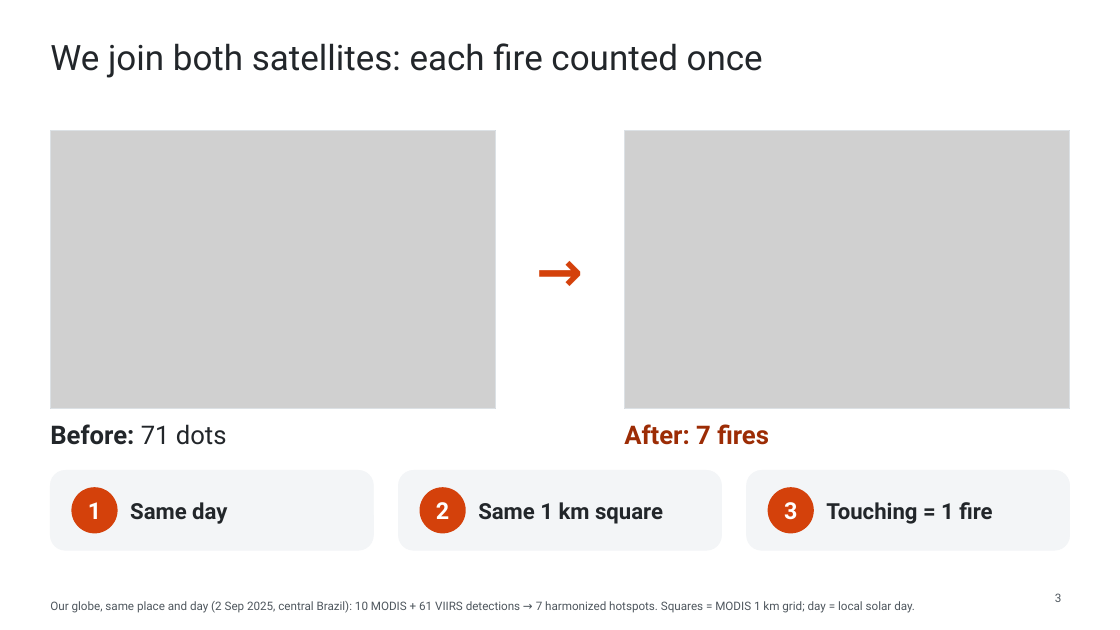
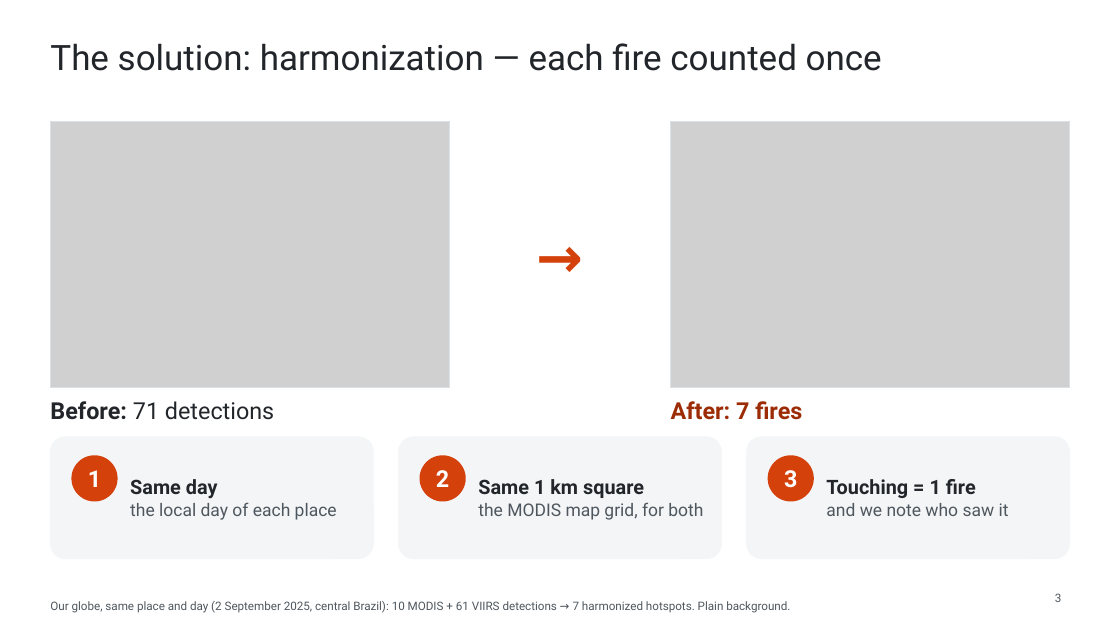
Before and after one commit to WednyFernandes/de-olho-no-fogo, a slide deck: slide 3 of public/apresentacao/de-olho-no-fogo-space-apps-2026-en.pptx. Drawn at 1120x630 pixels with LibreOffice and Linux fonts; fonts in the diff are those of the drawing; grey boxes stand for pictures. Boxes give left, top, right and bottom in pixels: in the first picture for what was removed or moved away, otherwise in the second. Text is boxed around its words. In the diff, an @@ line names an element or a change of style, - is before the commit and + after.

```diff
--- a/public/apresentacao/de-olho-no-fogo-space-apps-2026-en.pptx
+++ b/public/apresentacao/de-olho-no-fogo-space-apps-2026-en.pptx
@@ title at [50,43,882,71]: text changed @@
-We join both satellites: each fire counted once
+The solution: harmonization — each fire counted once
@@ picture: place and size @@
-picture at [50,130,496,408]
+picture at [50,122,450,387]
@@ rectangle: place and size @@
-rectangle at [50,130,496,408]
+rectangle at [50,122,450,387]
@@ picture: place and size @@
-picture at [624,130,1070,408]
+picture at [670,122,1070,387]
@@ rectangle: place and size @@
-rectangle at [624,130,1070,408]
+rectangle at [670,122,1070,387]
@@ text "→" rewrapped from [496,232,624,308] to [450,217,670,292] @@
@@ text at [50,401,274,420]: text changed; size 22 to 20 pt; bold off @@
-Before: 71 dots
+Before: 71 detections
@@ text "After: 7 fires": place and size @@
-text "After: 7 fires" at [624,424,769,445]
+text "After: 7 fires" at [671,401,802,420]
@@ text "After: 7 fires" at [671,401,802,420]: size 22 to 20 pt @@
@@ rounded rectangle: place and size @@
-rounded rectangle at [50,471,373,550]
+rounded rectangle at [50,437,373,559]
@@ text "Same day": place and size @@
-text "Same day" at [130,502,227,524]
+text "Same day" at [130,479,337,520]
@@ rounded rectangle: place and size @@
-rounded rectangle at [398,471,721,550]
+rounded rectangle at [398,437,721,559]
@@ text "Same 1 km square": place and size @@
-text "Same 1 km square" at [478,502,663,524]
+text "Same 1 km square" at [478,479,703,520]
@@ proportions changed in 3 elements at [50,437,373,559], [398,437,721,559], [747,437,1070,559] @@
@@ rounded rectangle: place and size @@
-rounded rectangle at [747,471,1070,550]
+rounded rectangle at [747,437,1070,559]
@@ text "Touching = 1 fire": place and size @@
-text "Touching = 1 fire" at [826,502,992,524]
+text "Touching = 1 fire" at [826,479,1009,516]
@@ text at [130,479,218,498]: size 19 to 17 pt in "Same day" @@
@@ text at [478,479,644,498]: size 19 to 17 pt in "Same 1 km square" @@
@@ 3 texts, 3 ellipses: place and size @@
-3 texts, 3 ellipses at [71,487,814,534]
+3 texts, 3 ellipses at [71,455,814,502]
@@ text at [826,479,976,498]: size 19 to 17 pt in "Touching = 1 fire" @@
@@ text at [130,502,337,520]: paragraph added @@
+the local day of each place
@@ text at [478,503,703,520]: paragraph added @@
+the MODIS map grid, for both
@@ text at [826,503,1009,516]: paragraph added @@
+and we note who saw it
@@ text at [50,601,790,613]: text changed @@
-Our globe, same place and day (2 Sep 2025, central Brazil): 10 MODIS + 61 VIIRS detections → 7 harmonized hotspots. Squares = MODIS 1 km grid; day = local solar day.
+Our globe, same place and day (2 September 2025, central Brazil): 10 MODIS + 61 VIIRS detections → 7 harmonized hotspots. Plain background.
```
Also in this commit, not shown: 5 other slides changed, 1 slide added, 1 slide removed, 10 other files.
